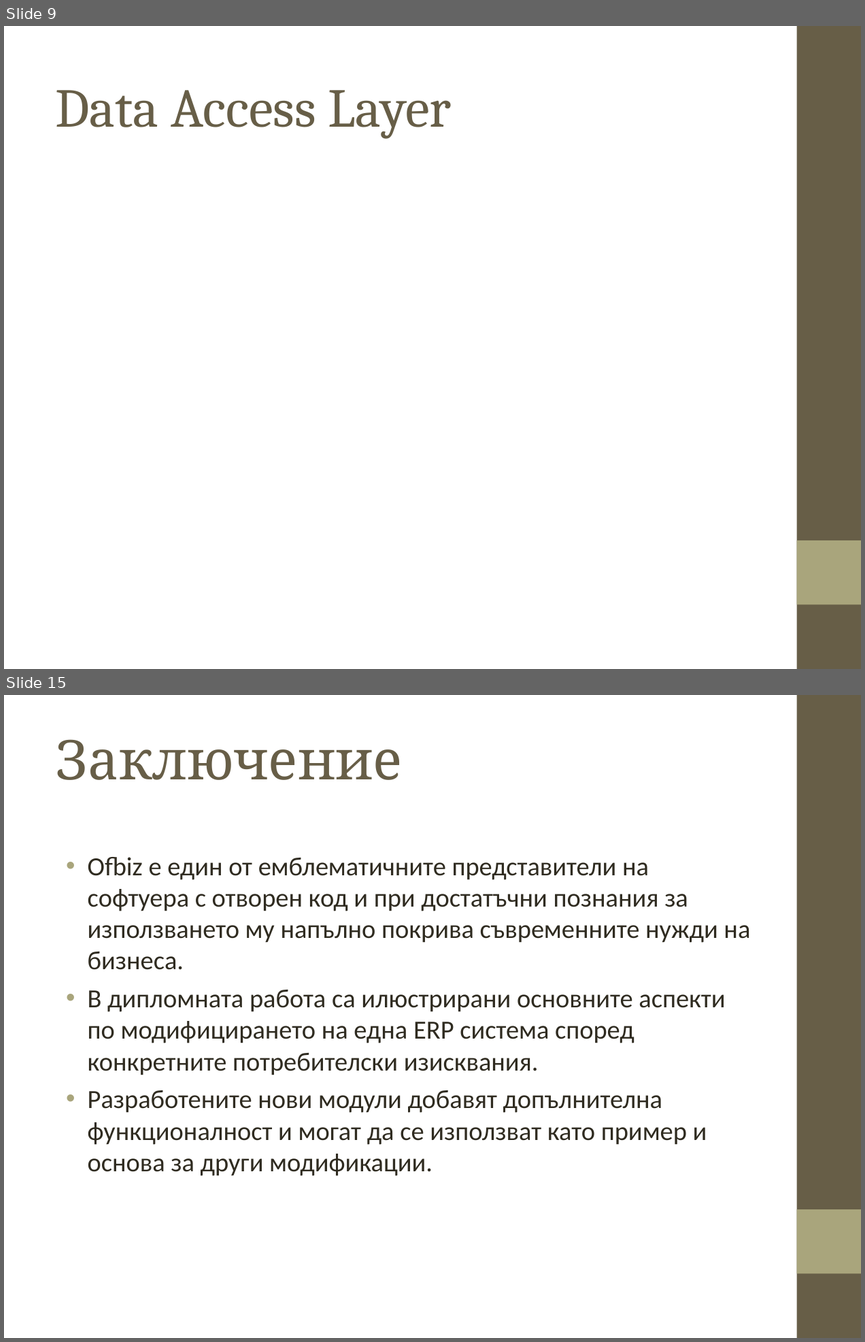
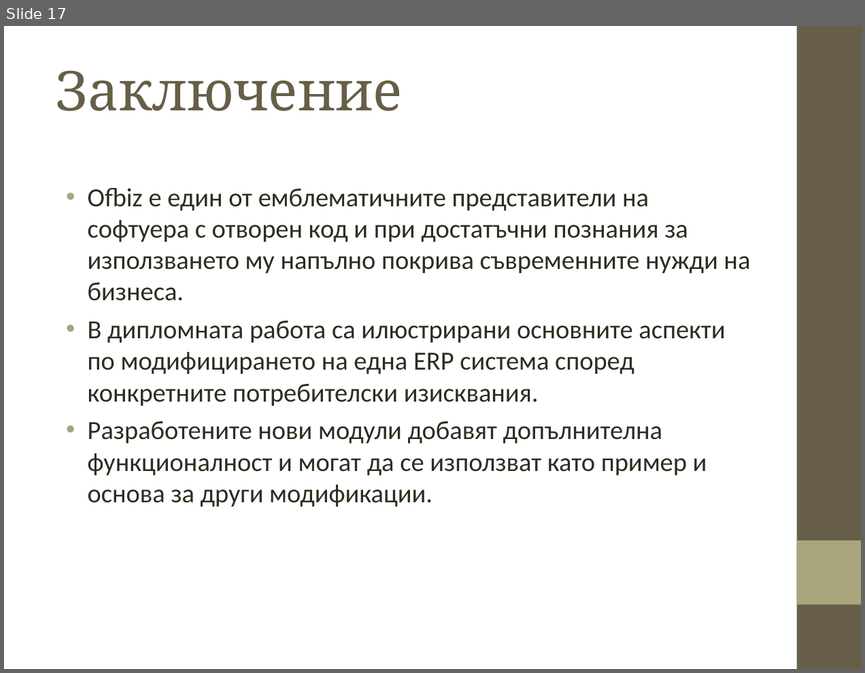
Before and after one commit to parbov/BSc_Dipl, a slide deck: documentation/presentation_Petko.ppt. Shown one above the other, each under a label of ours: slides 9 and 15 before the commit, slide 17 after it; the slides between them are not shown. The pictures are 865x1342 and 865x673 pixels, drawn with LibreOffice and Linux fonts; fonts in the diff are those of the drawing; background and template pictures are left out. Boxes give left, top, right and bottom in pixels: in the first picture for what was removed or moved away, otherwise in the second. Text is boxed around its words. In the diff, an @@ line names an element or a change of style, - is before the commit and + after.

```diff
--- a/documentation/presentation_Petko.ppt
+++ b/documentation/presentation_Petko.ppt
@@ slide 9 removed at [4,26,861,669], background picture (left out); not listed: 2 template elements that a slide beside it also shows @@
@@ title removed at [55,90,451,139] @@
-Data Access Layer
@@ what was slide 15 is now slide 17 @@
```
Also in this commit, not shown: 6 slides changed, 7 slides added, 4 other slides removed.
